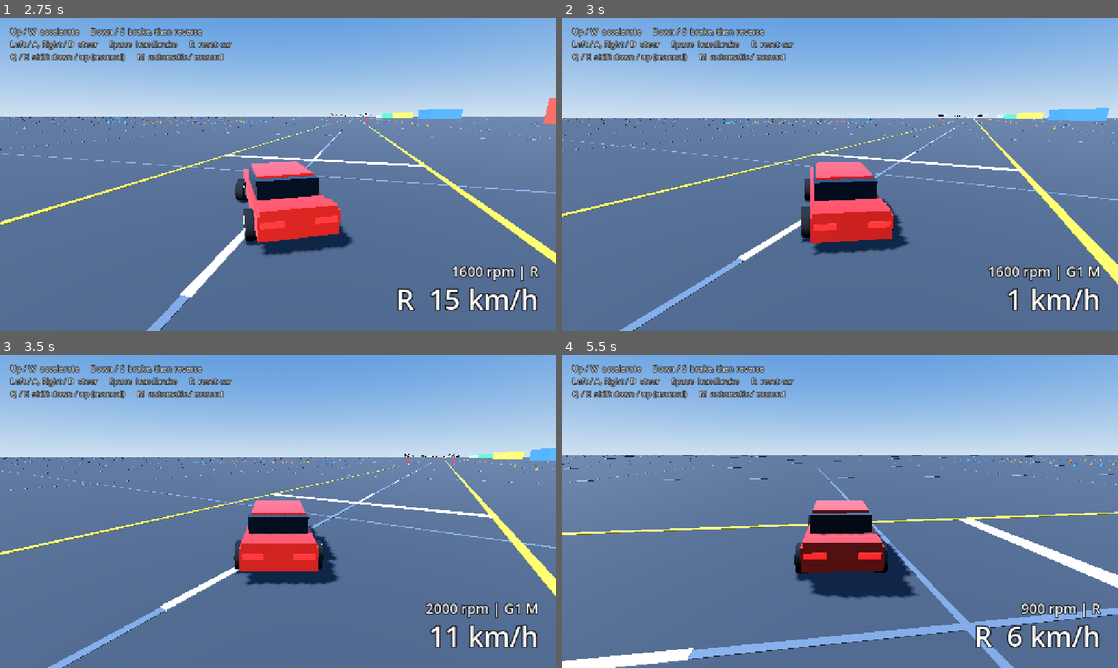
Above: before the commit, frames 1-4 (two rows, left to right).
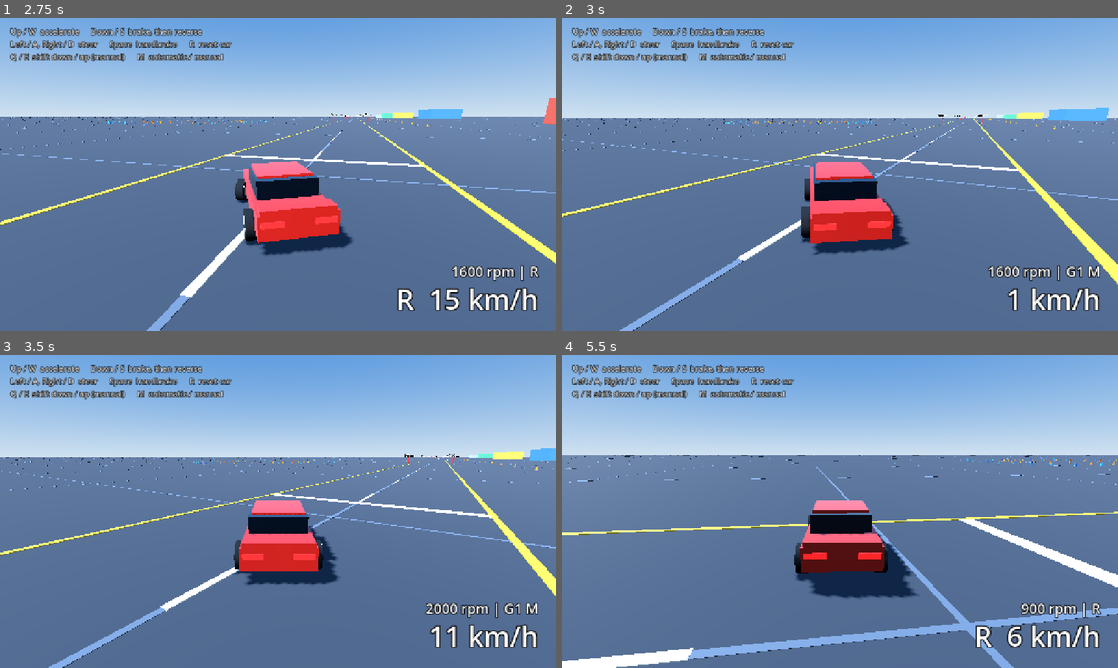
Above: after the commit, the same moments.

Repository: kokosro/factory-driver
Game: Godot game, scene res://scenes/main.tscn
The game is run twice, just before and just after one commit, with the same random seed, the same clock (stepped at 60 frames per second) and the same inputs.
Inputs:
- Up to frame 1 (2.75 s): tap Enter at 0.5 s; hold Right (steer_right) 0.53-1.28 s; tap M (toggle_gearbox) at 0.6, 1.35, 2.1 s; tap R (reset_car) at 1.25 s; hold Down (brake) 1.28-2.03 s; hold Right (steer_right) from 2.03 s (still down)
- Up to frame 2 (3 s): release Right (steer_right) at 2.78 s; hold Up (accelerate) from 2.78 s (still down); tap M (toggle_gearbox) at 2.85 s
- Up to frame 3 (3.5 s): keep holding Up (accelerate)
- Up to frame 4 (5.5 s): release Up (accelerate) at 3.53 s; hold Left (steer_left) 3.53-5.03 s; tap M (toggle_gearbox) at 3.6, 4.35, 5.1 s; hold Down (brake) from 5.03 s (still down)

Frame 1 is identical in both runs. In frame 2, less than 0.1% of the frame differs, in the area x 0-98%, y 32-99%; in frame 3, 0.2%; in frame 4, 0.4%, in the area x 0-100%, y 32-100%.

Commit message:
Boxster tyre friction 0.95 so 1st gear is traction-limited

Diff:
--- a/scripts/car.gd
+++ b/scripts/car.gd
@@ -110,9 +110,9 @@
 # --- Tyres and aero ----------------------------------------------------------
 
 ## Tyre friction coefficient: the rear tyres can push with at most this times
-## the rear axle's load. With 1.0 the drive force in 1st near peak torque just
-## reaches the limit; every other gear stays under it.
-const TYRE_MU := 1.0
+## the rear axle's load (1997 road tyres, ~0.95). Full throttle in 1st from
+## ~3500 rpm hits this limit; 2nd and up stay under it.
+const TYRE_MU := 0.95
 
 ## Front axle lateral grip at the static weight distribution: how quickly
 ## sideways slip at the front wheels is scrubbed off [1/s]. Each second that
